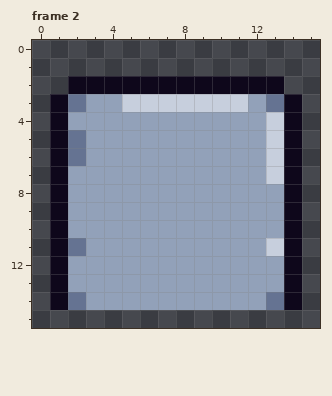
Pixel-art file: BurningKnight/Content/Animations/preasure_plate.ase. This is how it looked before the edit.
16x16 pixels, 2 frames. Shown: frame 2. The commit also changed other frames, which this record leaves out.
New version:
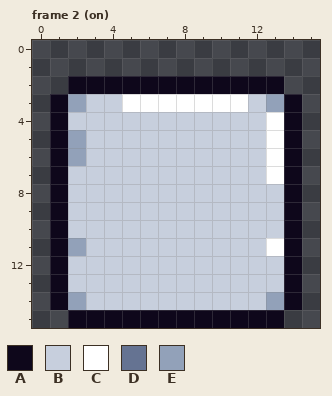
Palette (. is transparent): A #0e071b  B #c7cfdd  C #ffffff  D #657392  E #92a1b9
Edits made:
Changed rows in their new state; - is an unchanged pixel.
Frame 2 (on):
first column x 2:
 3 EBBCCCCCCCBE
 4 BBBBBBBBBBBC
 5 EBBBBBBBBBBC
 6 EBBBBBBBBBBC
 7 BBBBBBBBBBBC
 8 BBBBBBBBBBBB
 9 BBBBBBBBBBBB
10 BBBBBBBBBBBB
11 EBBBBBBBBBBC
12 BBBBBBBBBBBB
13 BBBBBBBBBBBB
14 EBBBBBBBBBBE
15 AAAAAAAAAAAA
Changed places in both pictures, as pixel boxes (x1, y1, x2, y2):
changed: (68, 94, 284, 328)
